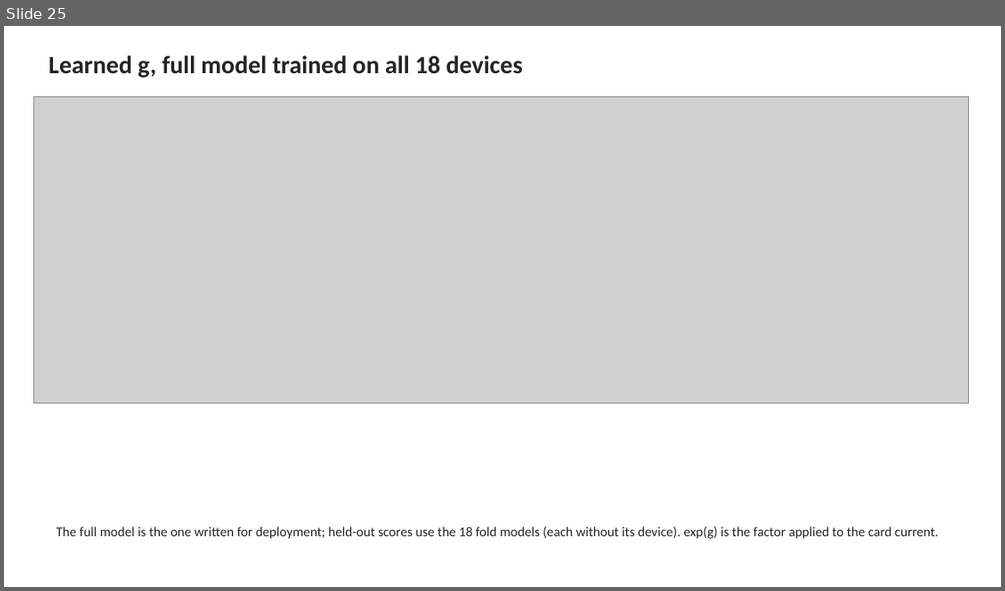
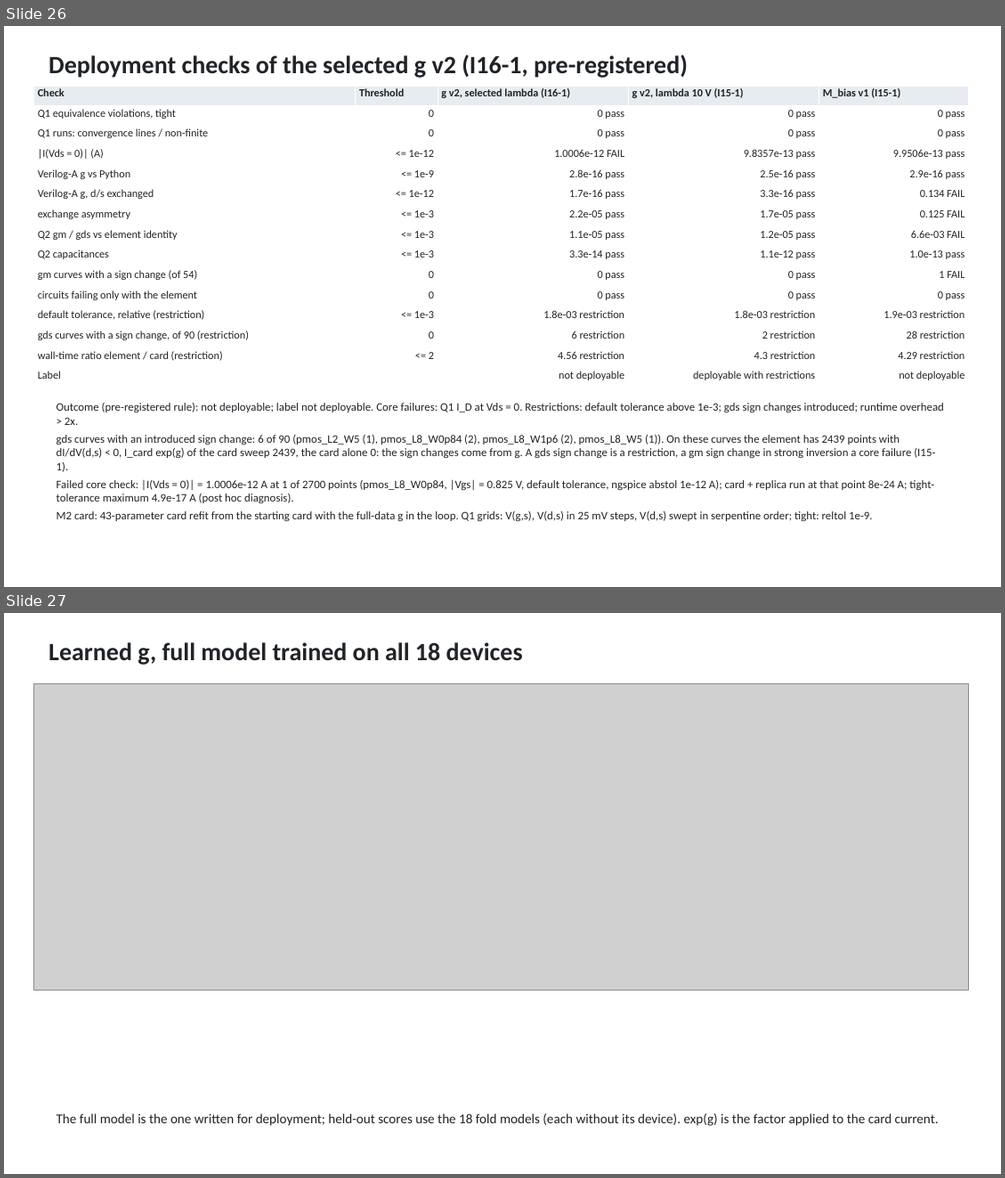
Before and after one commit to aaronw5/Cryo-Transistor-ML, a slide deck: slides/cryo_ml_mbias_real_data.pptx. Shown one above the other, each under a label of ours: slide 25 before the commit, slides 26 and 27 after it. The pictures are 1005x591 and 1005x1178 pixels, drawn with LibreOffice and Linux fonts; fonts in the diff are those of the drawing; grey boxes stand for pictures. Boxes give left, top, right and bottom in pixels: in the first picture for what was removed or moved away, otherwise in the second. Text is boxed around its words. In the diff, an @@ line names an element or a change of style, - is before the commit and + after.

```diff
--- a/slides/cryo_ml_mbias_real_data.pptx
+++ b/slides/cryo_ml_mbias_real_data.pptx
@@ slide 26 added at [4, 26, 1001, 587], background #FFFFFF @@
@@ text added at [48, 54, 688, 78], 24 pt, text #202428, bold @@
+Deployment checks of the selected g v2 (I16-1, pre-registered)
@@ table added at [34, 86, 969, 389], 15 rows, 5 columns @@
+Check | Threshold | g v2, selected lambda (I16-1) | g v2, lambda 10 V (I15-1) | M_bias v1 (I15-1)
+Q1 equivalence violations, tight | 0 | 0 pass | 0 pass | 0 pass
+Q1 runs: convergence lines / non-finite | 0 | 0 pass | 0 pass | 0 pass
+|I(Vds = 0)| (A) | <= 1e-12 | 1.0006e-12 FAIL | 9.8357e-13 pass | 9.9506e-13 pass
+Verilog-A g vs Python | <= 1e-9 | 2.8e-16 pass | 2.5e-16 pass | 2.9e-16 pass
+Verilog-A g, d/s exchanged | <= 1e-12 | 1.7e-16 pass | 3.3e-16 pass | 0.134 FAIL
+exchange asymmetry | <= 1e-3 | 2.2e-05 pass | 1.7e-05 pass | 0.125 FAIL
+Q2 gm / gds vs element identity | <= 1e-3 | 1.1e-05 pass | 1.2e-05 pass | 6.6e-03 FAIL
+Q2 capacitances | <= 1e-3 | 3.3e-14 pass | 1.1e-12 pass | 1.0e-13 pass
+gm curves with a sign change (of 54) | 0 | 0 pass | 0 pass | 1 FAIL
+circuits failing only with the element | 0 | 0 pass | 0 pass | 0 pass
+default tolerance, relative (restriction) | <= 1e-3 | 1.8e-03 restriction | 1.8e-03 restriction | 1.9e-03 restriction
+gds curves with a sign change, of 90 (restriction) | 0 | 6 restriction | 2 restriction | 28 restriction
+wall-time ratio element / card (restriction) | <= 2 | 4.56 restriction | 4.3 restriction | 4.29 restriction
+Label |  | not deployable | deployable with restrictions | not deployable
@@ text added at [57, 402, 944, 521], 11 pt, text #202428 @@
+Outcome (pre-registered rule): not deployable; label not deployable. Core failures: Q1 I_D at Vds = 0. Restrictions: default tolerance above 1e-3; gds sign changes introduced; runtime overhead > 2x.
+gds curves with an introduced sign change: 6 of 90 (pmos_L2_W5 (1), pmos_L8_W0p84 (2), pmos_L8_W1p6 (2), pmos_L8_W5 (1)). On these curves the element has 2439 points with dI/dV(d,s) < 0, I_card exp(g) of the card sweep 2439, the card alone 0: the sign changes come from g. A gds sign change is a restriction, a gm sign change in strong inversion a core failure (I15-1).
+Failed core check: |I(Vds = 0)| = 1.0006e-12 A at 1 of 2700 points (pmos_L8_W0p84, |Vgs| = 0.825 V, default tolerance, ngspice abstol 1e-12 A); card + replica run at that point 8e-24 A; tight-tolerance maximum 4.9e-17 A (post hoc diagnosis).
+M2 card: 43-parameter card refit from the starting card with the full-data g in the loop. Q1 grids: V(g,s), V(d,s) in 25 mV steps, V(d,s) swept in serpentine order; tight: reltol 1e-9.
@@ what was slide 25 is now slide 27 @@
```
Also in this commit, not shown: 1 other slide added, 1 other file.
